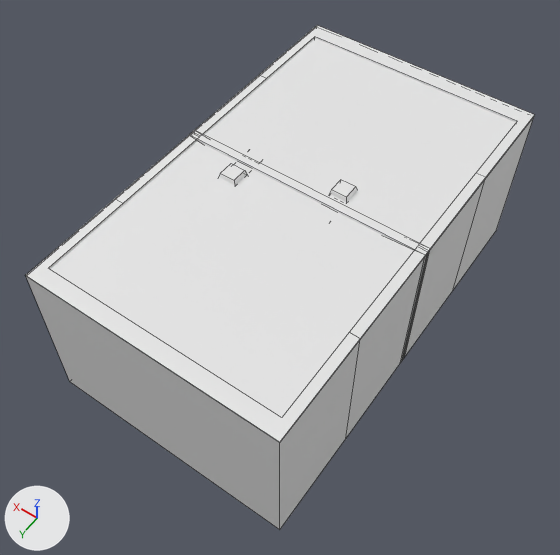
One commit to the Blender file Assets/Models/rooms.blend: the scene before it, then after it.
Both versions are drawn from a camera (50 mm lens) standing at (-6.34, 7.17, 13.74) and looking at (0.08, -1.81, -0.38). The axes (+X, +Y, +Z) are drawn at lower left. The lights are the same throughout. Mesh edges are drawn as thin lines. Materials are left out; every surface is plain grey.
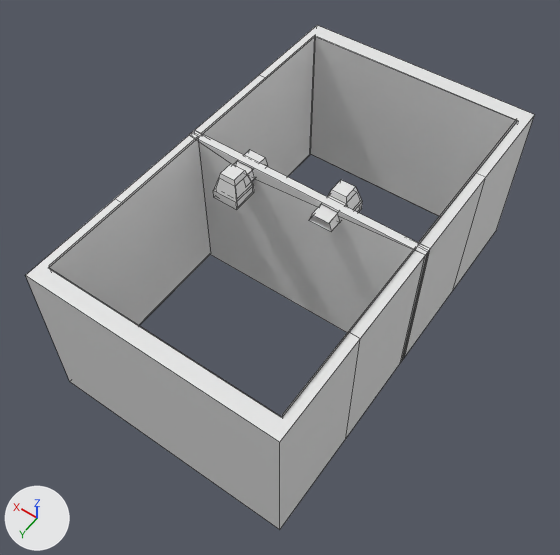
Location of each change, (x1, y1, x2, y2) in pixels of the pictures (560 x 555 px):
'Plane.004', moved, turned, rescaled: before (50, 38, 516, 418); after (49, 137, 210, 325)
'Plane.003', added: after (310, 36, 519, 216)
'Plane.001', added: after (201, 35, 315, 177)
'Plane.005', added: after (282, 247, 416, 417)
'Plane', added: after (418, 119, 517, 244)
'Plane.007', added: after (49, 268, 284, 419)
'Cube.003', unchanged, uncovered by the edit: (189, 130, 430, 363) in both

The change, as a list of edits to the scene's bpy script:
```text
Add me_plane_008:
    me_plane_008.from_pydata([(-1.0, -1.0, 0.0), (1.0, -1.0, 0.0), (-1.0, 1.0, 0.0), (1.0, 1.0, 0.0)], [], [(0, 1, 3, 2)])
Add me_plane_005:
    me_plane_005.from_pydata([(-1.0, -1.0, 0.0), (1.0, -1.0, 0.0), (-1.0, 1.0, 0.0), (1.0, 1.0, 0.0)], [], [(0, 1, 3, 2)])
Add me_plane_002:
    me_plane_002.from_pydata([(-1.0, -1.0, 0.0), (1.0, -1.0, 0.0), (-1.0, 1.0, 0.0), (1.0, 1.0, 0.0)], [], [(0, 1, 3, 2)])
Add me_plane_001:
    me_plane_001.from_pydata([(-1.0, -1.0, 0.0), (1.0, -1.0, 0.0), (-1.0, 1.0, 0.0), (1.0, 1.0, 0.0)], [], [(0, 1, 3, 2)])
Add me_plane:
    me_plane.from_pydata([(-1.0, -1.0, 0.0), (1.0, -1.0, 0.0), (-1.0, 1.0, 0.0), (1.0, 1.0, 0.0)], [], [(0, 1, 3, 2)])
Change ob_plane_004:
    ob_plane_004.location: (0.0, -2.51, 1.96) -> (2.75, -0.16, 0.03)
    ob_plane_004.rotation_euler: (0.0, 0.0, 0.0) -> (0.0, 1.571, 0.0)  # degrees (0, 0, 0) -> degrees (0, 90, 0)
    ob_plane_004.scale: (3.0, 5.0, 1.0) -> (2.04, 2.27, 1.0)
Add ob_plane_007:
    ob_plane_007 = bpy.data.objects.new('Plane.007', me_plane_008)
    ob_plane_007.location = (-0.02, 2.12, 0.01)
    ob_plane_007.rotation_euler = (1.571, 0.0, 0.0)  # degrees (90, 0, 0)
    ob_plane_007.scale = (2.79, 2.01, 1.0)
Add ob_plane_005:
    ob_plane_005 = bpy.data.objects.new('Plane.005', me_plane_005)
    ob_plane_005.location = (-2.76, -0.16, 0.03)
    ob_plane_005.rotation_euler = (0.0, 1.571, 0.0)  # degrees (0, 90, 0)
    ob_plane_005.scale = (2.04, 2.27, 1.0)
Add ob_plane_003:
    ob_plane_003 = bpy.data.objects.new('Plane.003', me_plane_002)
    ob_plane_003.location = (-0.02, -7.1, 0.01)
    ob_plane_003.rotation_euler = (1.571, 0.0, 0.0)  # degrees (90, 0, 0)
    ob_plane_003.scale = (2.79, 2.01, 1.0)
Add ob_plane_001:
    ob_plane_001 = bpy.data.objects.new('Plane.001', me_plane_001)
    ob_plane_001.location = (2.75, -4.82, 0.03)
    ob_plane_001.rotation_euler = (0.0, 1.571, 0.0)  # degrees (0, 90, 0)
    ob_plane_001.scale = (2.04, 2.27, 1.0)
Add ob_plane:
    ob_plane = bpy.data.objects.new('Plane', me_plane)
    ob_plane.location = (-2.75, -4.82, 0.03)
    ob_plane.rotation_euler = (0.0, 1.571, 0.0)  # degrees (0, 90, 0)
    ob_plane.scale = (2.04, 2.27, 1.0)
```
